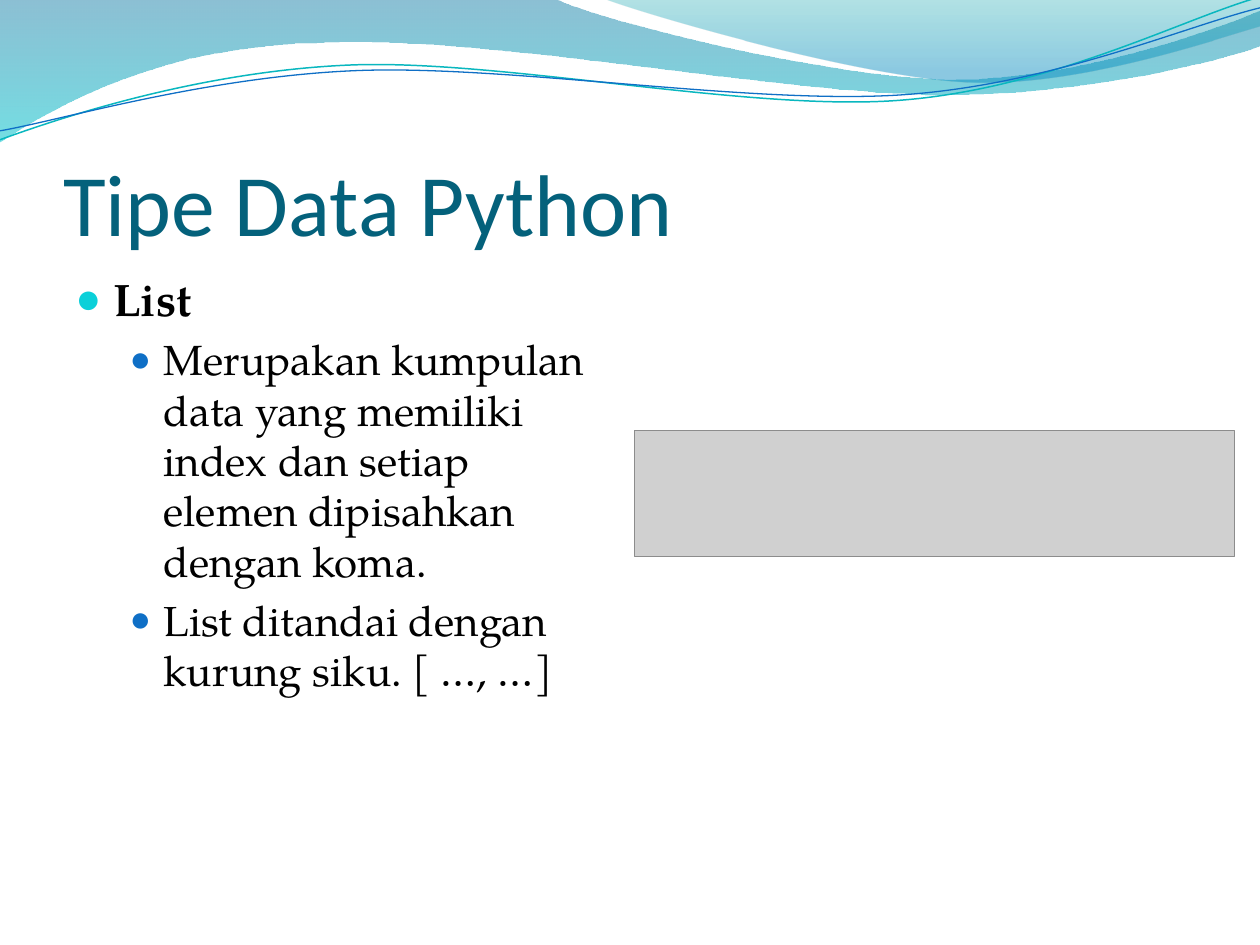
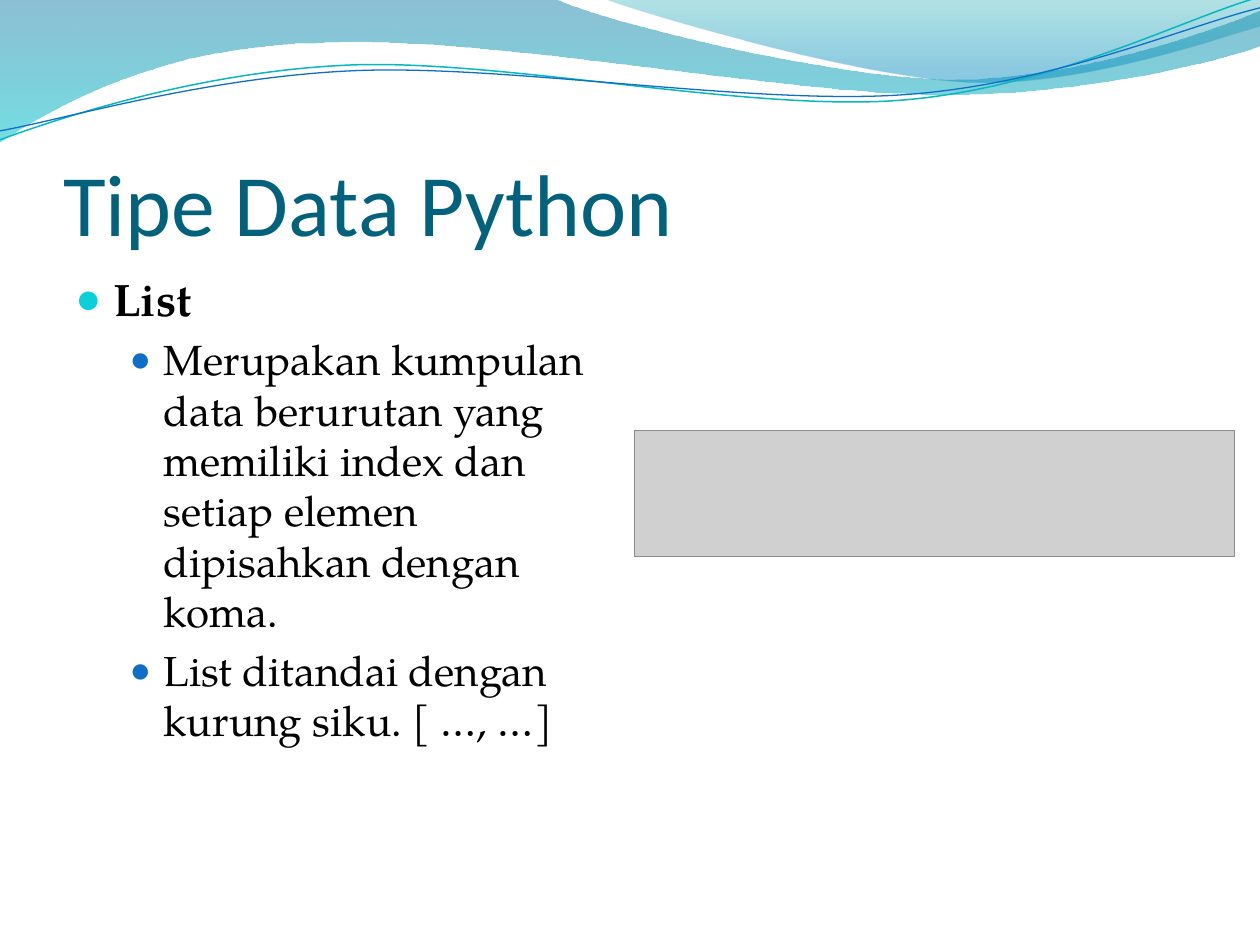
Before and after one commit to dizolette/DeepLearningAlbert, a slide deck: slide 13 of PPT Albertus Dwi S.pptx. Drawn at 1260x945 pixels with LibreOffice and Linux fonts; fonts in the diff are those of the drawing; grey boxes stand for pictures; background and template pictures are left out. Boxes give left, top, right and bottom in pixels: in the first picture for what was removed or moved away, otherwise in the second. Text is boxed around its words. In the diff, an @@ line names an element or a change of style, - is before the commit and + after.

Commit message:
update PPT

```diff
--- a/PPT Albertus Dwi S.pptx
+++ b/PPT Albertus Dwi S.pptx
@@ text at bbox=[164, 344, 584, 628]: text changed @@
-  ● Merupakan kumpulan data yang memiliki index dan setiap elemen dipisahkan dengan koma.
+  ● Merupakan kumpulan data berurutan yang memiliki index dan setiap elemen dipisahkan dengan koma.
```
Also in this commit, not shown: 5 other slides changed, 11 slides added.
